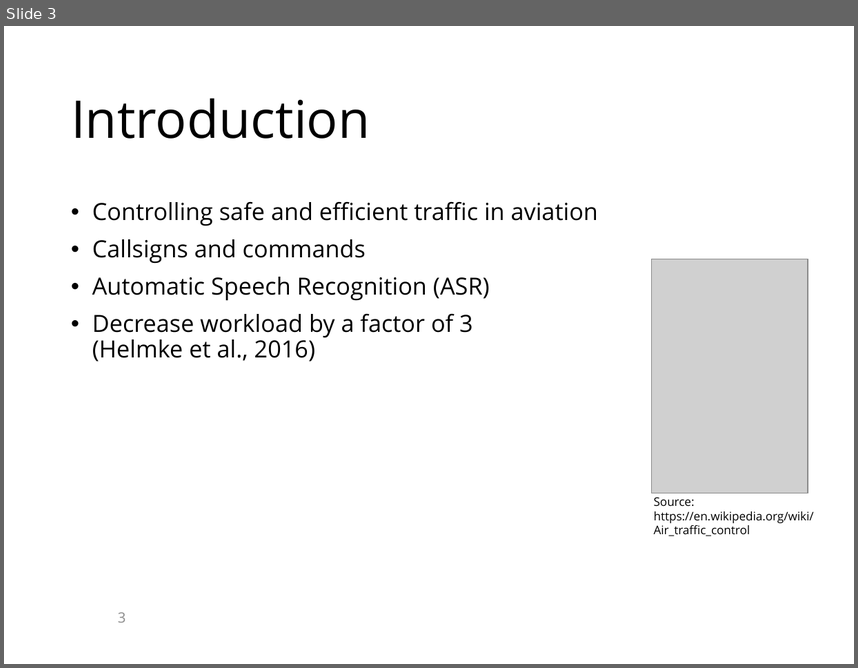
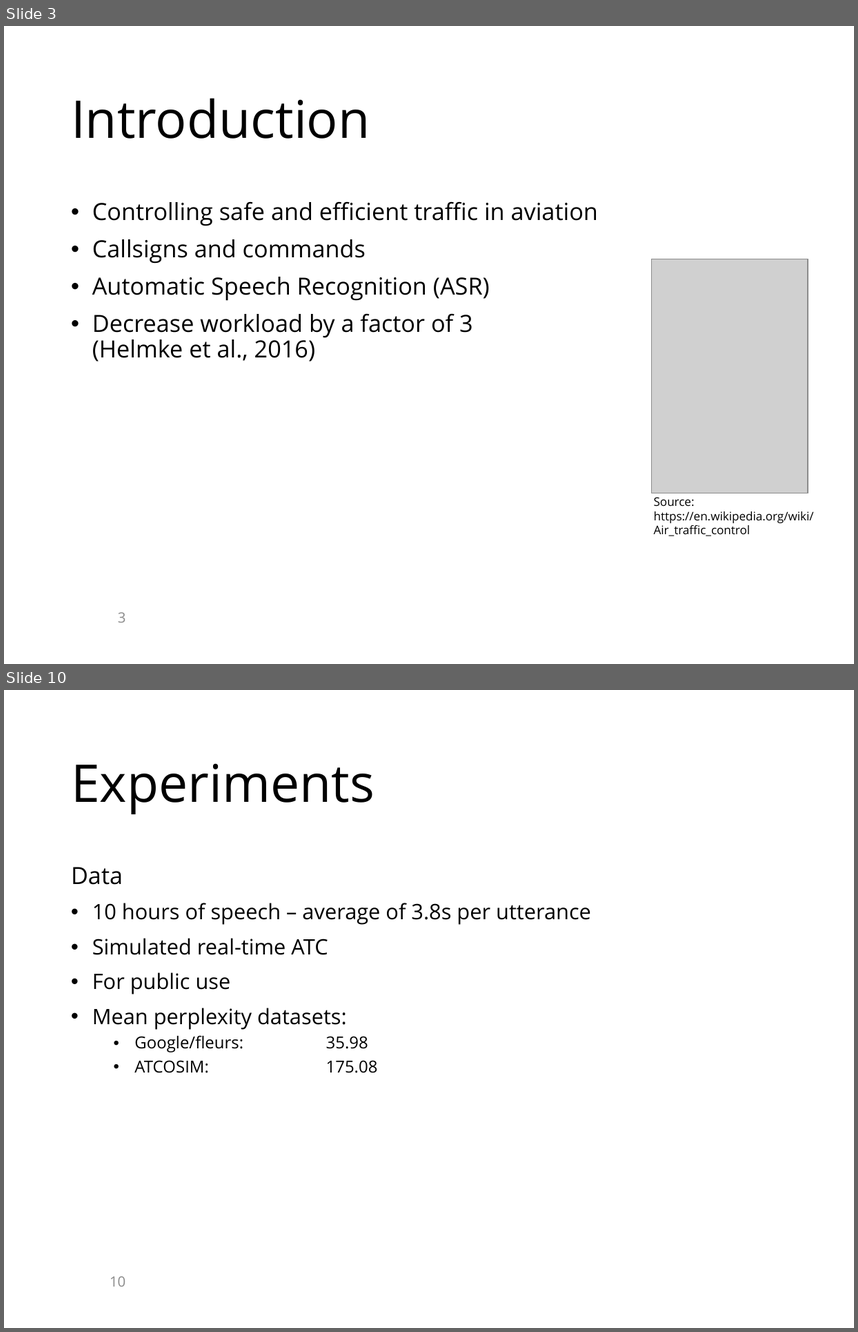
Before and after one commit to KaranChand/ATC, a slide deck: PowerPoint_presentation_template.pptx. Shown one above the other, each under a label of ours: slide 3 before the commit, slides 3 and 10 after it; the slides between them are not shown. The pictures are 858x668 and 858x1332 pixels, drawn with LibreOffice and Linux fonts; fonts in the diff are those of the drawing; grey boxes stand for pictures; background and template pictures are left out. Boxes give left, top, right and bottom in pixels: in the first picture for what was removed or moved away, otherwise in the second. Text is boxed around its words. In the diff, an @@ line names an element or a change of style, - is before the commit and + after.

```diff
--- a/PowerPoint_presentation_template.pptx
+++ b/PowerPoint_presentation_template.pptx
@@ slide 10 added at [4, 690, 854, 1328], background picture (left out) @@
@@ title added at [71, 763, 375, 814], 44 pt, text #000000 @@
+Experiments
@@ text added at [71, 867, 591, 1073], 18 pt, text #000000 @@
+Data
+• 10 hours of speech – average of 3.8s per utterance
+• Simulated real-time ATC
+• For public use
+• Mean perplexity datasets:
+  • Google/fleurs: 35.98
+  • ATCOSIM: 175.08
@@ page number added at [110, 1276, 125, 1286], 12 pt, text #8C8C8C @@
+10
```
Also in this commit, not shown: 2 slides changed, 9 other slides added.
